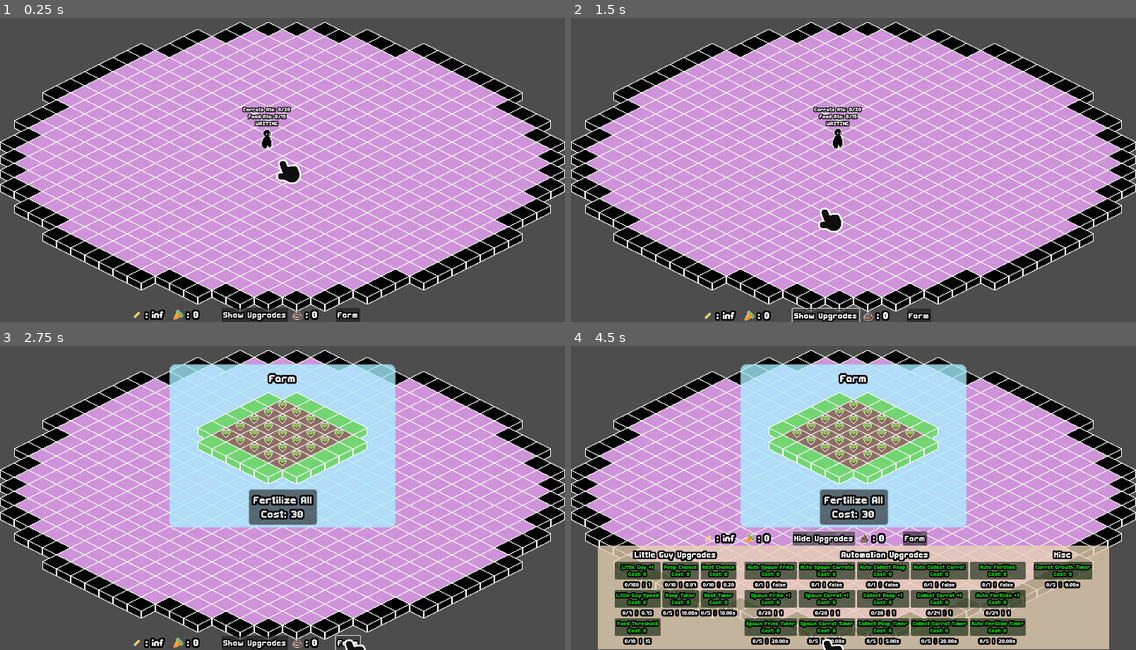
Above: before the commit, frames 1-4 (two rows, left to right).
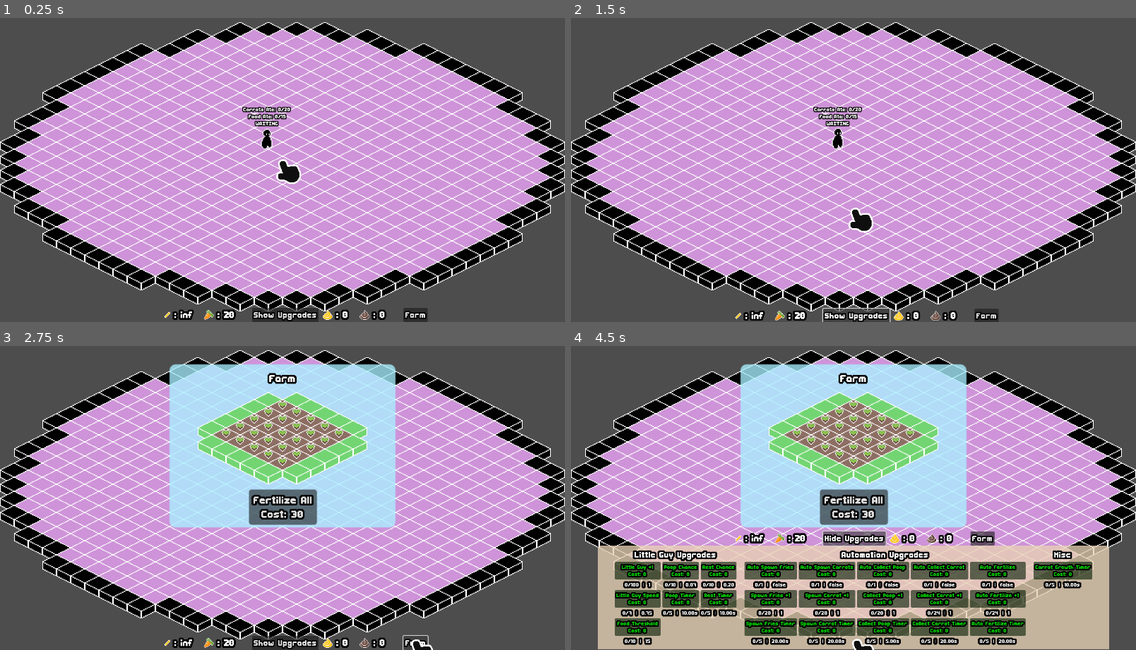
Above: after the commit, the same moments.

Repository: FennecKii/gdtv-jam-2025
Game: Godot game, scene res://main.tscn
Same seed, same stepped clock (60 frames per second), same inputs: the game is played once before the commit and once after it. The project has no main scene, so this scene is started directly.
Inputs:
- Up to frame 1 (0.25 s): no input
- Up to frame 2 (1.5 s): click "Show Upgrades" at 0.5 s; click "Hide Upgrades" at 1.25 s
- Up to frame 3 (2.75 s): click "Farm" at 2 s
- Up to frame 4 (4.5 s): click "Fertilize All Cost: 30" at 2.75 s; click "Fertilize All Cost: 30" at 3.5 s; click "Show Upgrades" at 4.25 s

The runs differ from the first frame. In frame 1, 1.4% of the frame differs, in the area x 23-76%, y 95-100%; in frame 2, 1.7%, in the area x 23-76%, y 62-100%; in frame 3, 1.3%; in frame 4, 1.7%.

Commit message:
golden poop implementation and fixes
- some ui and code polishing

Diff:
--- a/farm_land_minigame.gd
+++ b/farm_land_minigame.gd
@@ -27,7 +27,7 @@
 	dirt_tiles = dirt_tilemap_layer.get_used_cells()
 	for tile in dirt_tiles:
 		var tile_position = dirt_tilemap_layer.to_global(dirt_tilemap_layer.map_to_local(tile))
-		_spawn_carrot_crop(tile_position)
+		_spawn_carrot_crop(tile_position + Vector2(0, 64))
 
 
 func _process(_delta: float) -> void:
@@ -84,7 +84,7 @@
 func _spawn_carrot(spawn_position) -> void:
 	var carrot_instance: Node = Global.carrot_scene.instantiate()
 	var rand_angle: float = randf_range(0, 2*PI)
-	carrot_instance.global_position = spawn_position + Vector2(2*4*cos(rand_angle), 4*sin(rand_angle))
+	carrot_instance.global_position = spawn_position + Vector2(2*4*cos(rand_angle), 4*sin(rand_angle)) + Vector2(0, 64)
 	Global.play_squash_stretch(carrot_instance)
 	carrots_node.add_child(carrot_instance)
 
--- a/farm_land_minigame.tscn
+++ b/farm_land_minigame.tscn
@@ -62,7 +62,9 @@
 
 [node name="Carrot Crops" type="Node2D" parent="Y-sort"]
 y_sort_enabled = true
+position = Vector2(0, -64)
 
 [node name="Carrots" type="Node2D" parent="Y-sort"]
+position = Vector2(0, -64)
 
 [connection signal="pressed" from="Panel/Fertilize All" to="." method="_on_fertilize_all_pressed"]
--- a/globals/Global.gd
+++ b/globals/Global.gd
@@ -5,7 +5,7 @@
 @onready var fry_scene: PackedScene = preload("res://food/fry/fry.tscn")
 @onready var carrot_scene: PackedScene = preload("res://crop/carrot/carrot.tscn")
 @onready var carrot_crop_scene: PackedScene = preload("res://crop/carrot/carrot_tile.tscn")
-
+@onready var golden_poop_scene: PackedScene = preload("res://poop/golden_poop.tscn")
 
 const tileset_soft_collision_source_id: int = 0
 const tileset_soft_ground_source_id: int = 1
@@ -22,9 +22,10 @@
 
 var common_poops_collected: int = 0
 var common_food_amount: float = INF
-var common_carrot_amount: int = 0
-
-var golden_poop_chance: float = 0.001
+var common_carrot_amount: int = 20
+
+var golden_poops_collected: int = 0
+var golden_poop_chance: float = 1.0
 var golden_poop_group: Node2D
 const carrot_pool_max: int = 20
 
@@ -62,7 +63,7 @@
 var carrot_spawn_amount: int = 1			# Number of carrot that spawns
 
 # Farm parameters
-var carrot_growth_time: float = 8.0			# Time for the carrot crops to grow after getting fertilized
+var carrot_growth_time: float = 10.0			# Time for the carrot crops to grow after getting fertilized
 var farm_auto_fertilize: bool = false		# If auto fertilizing is on
 var farm_auto_fertilize_amount: int = 1		# Number of crops to auto fertilize
 var farm_auto_fertilize_time: float = 20.0	# Time for it to auto fertilize
--- a/little guy/little_guy.gd
+++ b/little guy/little_guy.gd
@@ -29,7 +29,7 @@
 var pooping: bool = false
 var food_found: bool = false
 var guaranteed_poop: bool = false
-var golden_poop_chance: bool = false
+var is_golden_poop_chance: bool = false
 
 @onready var animated_sprite: AnimatedSprite2D = $AnimatedSprite2D
 @onready var state_label: Label = $Control/State
@@ -64,7 +64,7 @@
 		guaranteed_poop = true
 
 	if carrot_pool >= Global.carrot_pool_max:
-		golden_poop_chance = true
+		is_golden_poop_chance = true
 
 
 func _physics_process(delta: float) -> void:
@@ -177,11 +177,12 @@
 				_poop()
 			pooped = true
 			food_pool = 0
-		if golden_poop_chance:
+		if is_golden_poop_chance:
 			for i in range(int(floori(float(carrot_pool) / Global.carrot_pool_max))):
 				if randf_range(0, 1) <= Global.golden_poop_chance:
 					_poop_golden()
 			pooped = true
+			is_golden_poop_chance = false
 			carrot_pool = 0
 
 
--- /dev/null
+++ b/poop/golden_poop.gd
@@ -0,0 +1,34 @@
+extends Node2D
+
+@export var detection_area: Area2D
+@export var detectable: bool = false
+
+var can_pickup: bool = false
+
+@onready var mouse_detection: CollisionShape2D = $"Mouse Detection/Mouse Detection"
+@onready var mouse_detection_area: Area2D = $"Mouse Detection"
+
+
+func _ready() -> void:
+	add_to_group("poop")
+	mouse_detection_area.add_to_group("poop")
+	Global.play_squash_stretch(self)
+
+
+func _process(_delta: float) -> void:
+	if can_pickup and Input.is_action_just_pressed("Click"):
+		Global.golden_poops_collected += 1
+		queue_free()
+
+	if detectable:
+		mouse_detection.disabled = false
+	elif not detectable:
+		mouse_detection.disabled = true
+
+
+func _on_mouse_detection_mouse_entered() -> void:
+	can_pickup = true
+
+
+func _on_mouse_detection_mouse_exited() -> void:
+	can_pickup = false
--- /dev/null
+++ b/poop/golden_poop.tscn
@@ -0,0 +1,98 @@
+[gd_scene load_steps=14 format=3 uid="uid://brvn8jn80rq7t"]
+
+[ext_resource type="Texture2D" uid="uid://20nlqowfqape" path="res://poop/Golden_Poop-Sheet.png" id="1_qcys5"]
+[ext_resource type="Script" uid="uid://chtdwt8v7qv27" path="res://poop/golden_poop.gd" id="1_u25kb"]
+
+[sub_resource type="AtlasTexture" id="AtlasTexture_u25kb"]
+atlas = ExtResource("1_qcys5")
+region = Rect2(0, 0, 32, 32)
+
+[sub_resource type="AtlasTexture" id="AtlasTexture_xewan"]
+atlas = ExtResource("1_qcys5")
+region = Rect2(32, 0, 32, 32)
+
+[sub_resource type="AtlasTexture" id="AtlasTexture_gxpv3"]
+atlas = ExtResource("1_qcys5")
+region = Rect2(64, 0, 32, 32)
+
+[sub_resource type="AtlasTexture" id="AtlasTexture_vnlkk"]
+atlas = ExtResource("1_qcys5")
+region = Rect2(96, 0, 32, 32)
+
+[sub_resource type="AtlasTexture" id="AtlasTexture_eq0uc"]
+atlas = ExtResource("1_qcys5")
+region = Rect2(128, 0, 32, 32)
+
+[sub_resource type="AtlasTexture" id="AtlasTexture_ey2xt"]
+atlas = ExtResource("1_qcys5")
+region = Rect2(160, 0, 32, 32)
+
+[sub_resource type="AtlasTexture" id="AtlasTexture_62ts3"]
+atlas = ExtResource("1_qcys5")
+region = Rect2(192, 0, 32, 32)
+
+[sub_resource type="AtlasTexture" id="AtlasTexture_tscof"]
+atlas = ExtResource("1_qcys5")
+region = Rect2(224, 0, 32, 32)
+
+[sub_resource type="AtlasTexture" id="AtlasTexture_os0fd"]
+atlas = ExtResource("1_qcys5")
+region = Rect2(256, 0, 32, 32)
+
+[sub_resource type="SpriteFrames" id="SpriteFrames_1uf8b"]
+animations = [{
+"frames": [{
+"duration": 1.0,
+"texture": SubResource("AtlasTexture_u25kb")
+}, {
+"duration": 1.0,
+"texture": SubResource("AtlasTexture_xewan")
+}, {
+"duration": 1.0,
+"texture": SubResource("AtlasTexture_gxpv3")
+}, {
+"duration": 1.0,
+"texture": SubResource("AtlasTexture_vnlkk")
+}, {
+"duration": 1.0,
+"texture": SubResource("AtlasTexture_eq0uc")
+}, {
+"duration": 1.0,
+"texture": SubResource("AtlasTexture_ey2xt")
+}, {
+"duration": 1.0,
+"texture": SubResource("AtlasTexture_62ts3")
+}, {
+"duration": 1.0,
+"texture": SubResource("AtlasTexture_tscof")
+}, {
+"duration": 1.0,
+"texture": SubResource("AtlasTexture_os0fd")
+}],
+"loop": true,
+"name": &"idle",
+"speed": 10.0
+}]
+
+[sub_resource type="CircleShape2D" id="CircleShape2D_qcys5"]
+
+[node name="Golden Poop" type="Node2D"]
+y_sort_enabled = true
+script = ExtResource("1_u25kb")
+
+[node name="AnimatedSprite2D" type="AnimatedSprite2D" parent="."]
+sprite_frames = SubResource("SpriteFrames_1uf8b")
+animation = &"idle"
+autoplay = "idle"
+offset = Vector2(0, -2)
+
+[node name="Mouse Detection" type="Area2D" parent="."]
+collision_layer = 8
+collision_mask = 32768
+
+[node name="Mouse Detection" type="CollisionShape2D" parent="Mouse Detection"]
+scale = Vector2(0.556638, 0.413739)
+shape = SubResource("CircleShape2D_qcys5")
+
+[connection signal="mouse_entered" from="Mouse Detection" to="." method="_on_mouse_detection_mouse_entered"]
+[connection signal="mouse_exited" from="Mouse Detection" to="." method="_on_mouse_detection_mouse_exited"]
--- a/region/test.tscn
+++ b/region/test.tscn
@@ -41,6 +41,7 @@
 y_sort_enabled = true
 
 [node name="Golden Poop Group" type="Node2D" parent="Y-Sort"]
+y_sort_enabled = true
 
 [node name="Camera2D" type="Camera2D" parent="."]
 zoom = Vector2(2, 2)
--- a/ui/HUD.tscn
+++ b/ui/HUD.tscn
@@ -1,10 +1,11 @@
-[gd_scene load_steps=6 format=3 uid="uid://jkrbnuakia71"]
+[gd_scene load_steps=7 format=3 uid="uid://jkrbnuakia71"]
 
 [ext_resource type="Script" uid="uid://dmqyymrsbdruw" path="res://ui/hud.gd" id="1_aaqae"]
 [ext_resource type="Theme" uid="uid://dudw4v7l7mn73" path="res://resources/themes/main_theme.tres" id="1_wxbmk"]
 [ext_resource type="Texture2D" uid="uid://dgw24flarvgs6" path="res://poop/Poop.png" id="2_jd13s"]
 [ext_resource type="Texture2D" uid="uid://jp7205db1clh" path="res://food/fry/Fry.png" id="4_pfnlp"]
 [ext_resource type="Texture2D" uid="uid://bix8rbl7s0jru" path="res://crop/carrot/Common Carrot.png" id="4_pom5v"]
+[ext_resource type="Texture2D" uid="uid://dnnv8g0kpde15" path="res://poop/Golden_Poop.png" id="6_pfnlp"]
 
 [node name="HUD Control" type="Control"]
 z_index = 1
@@ -32,9 +33,9 @@
 
 [node name="Upper Elements" type="HBoxContainer" parent="Panel"]
 layout_mode = 0
-offset_left = 233.0
+offset_left = 302.0
 offset_top = -32.0
-offset_right = 746.0
+offset_right = 899.0
 
 [node name="Foods Amount" type="HBoxContainer" parent="Panel/Upper Elements"]
 layout_mode = 2
@@ -42,6 +43,7 @@
 [node name="Food" type="HBoxContainer" parent="Panel/Upper Elements/Foods Amount"]
 custom_minimum_size = Vector2(90, 0)
 layout_mode = 2
+theme_override_constants/separation = 0
 
 [node name="FoodTexture" type="TextureRect" parent="Panel/Upper Elements/Foods Amount/Food"]
 layout_mode = 2
@@ -77,7 +79,22 @@
 custom_minimum_size = Vector2(100, 0)
 layout_mode = 2
 
+[node name="Golden Poop" type="HBoxContainer" parent="Panel/Upper Elements/Poop Amount"]
+custom_minimum_size = Vector2(80, 0)
+layout_mode = 2
+
+[node name="GoldenPoopTexture" type="TextureRect" parent="Panel/Upper Elements/Poop Amount/Golden Poop"]
+layout_mode = 2
+texture = ExtResource("6_pfnlp")
+
+[node name="GoldenPoops" type="Label" parent="Panel/Upper Elements/Poop Amount/Golden Poop"]
+unique_name_in_owner = true
+layout_mode = 2
+theme_override_font_sizes/font_size = 28
+text = ": 0"
+
 [node name="Poop" type="HBoxContainer" parent="Panel/Upper Elements/Poop Amount"]
+custom_minimum_size = Vector2(100, 0)
 layout_mode = 2
 
 [node name="PoopTexture" type="TextureRect" parent="Panel/Upper Elements/Poop Amount/Poop"]
--- a/ui/hud.gd
+++ b/ui/hud.gd
@@ -53,6 +53,7 @@
 
 
 @onready var common_poops_label: Label = %Poops
+@onready var golden_poops_label: Label = %GoldenPoops
 @onready var common_foods_label: Label = %Foods
 @onready var common_carrots_label: Label = %Carrot
 @onready var upgrades_panel: Panel = $Panel
@@ -69,12 +70,15 @@
 	common_foods_label.text = str(": %s" %Global.common_food_amount)
 	common_poops_label.text = str(": %s" %Global.common_poops_collected)
 	common_carrots_label.text = str(": %s" %Global.common_carrot_amount)
+	golden_poops_label.text = str(": %s" %Global.golden_poops_collected)
 
 
 func _process(_delta: float) -> void:
 	common_foods_label.text = str(": %s" %Global.common_food_amount)
 	common_poops_label.text = str(": %s" %Global.common_poops_collected)
 	common_carrots_label.text = str(": %s" %Global.common_carrot_amount)
+	golden_poops_label.text = str(": %s" %Global.golden_poops_collected)
+
 	_update_labels()
 	_update_label_colors()
 
Binary file added: poop/Golden_Poop-Sheet.png
Not shown, added: poop/Golden_Poop-Sheet.png.import
Binary file added: poop/Golden_Poop.png
Not shown, added: poop/Golden_Poop.png.import
Not shown, added: poop/golden_poop.gd.uid
